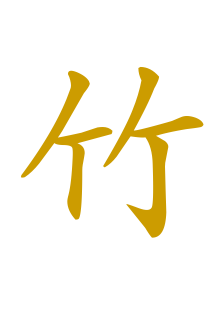
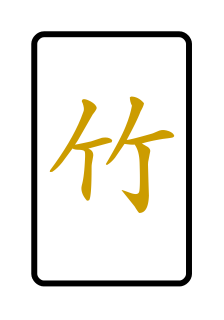
Layers edited between the first and the second (224, 320) image:
added layer "Clipboard" above "竹" over box(31, 31, 192, 287)
painted on "竹" over box(20, 66, 204, 238)
